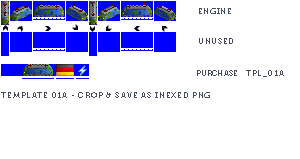
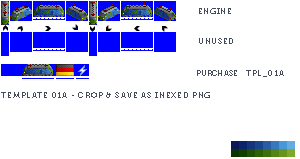
Before/after of a 300px x 159px layered artwork. What changed in the layer stack:
added layer "Layer 1" above "white" over [231, 141, 295, 157]